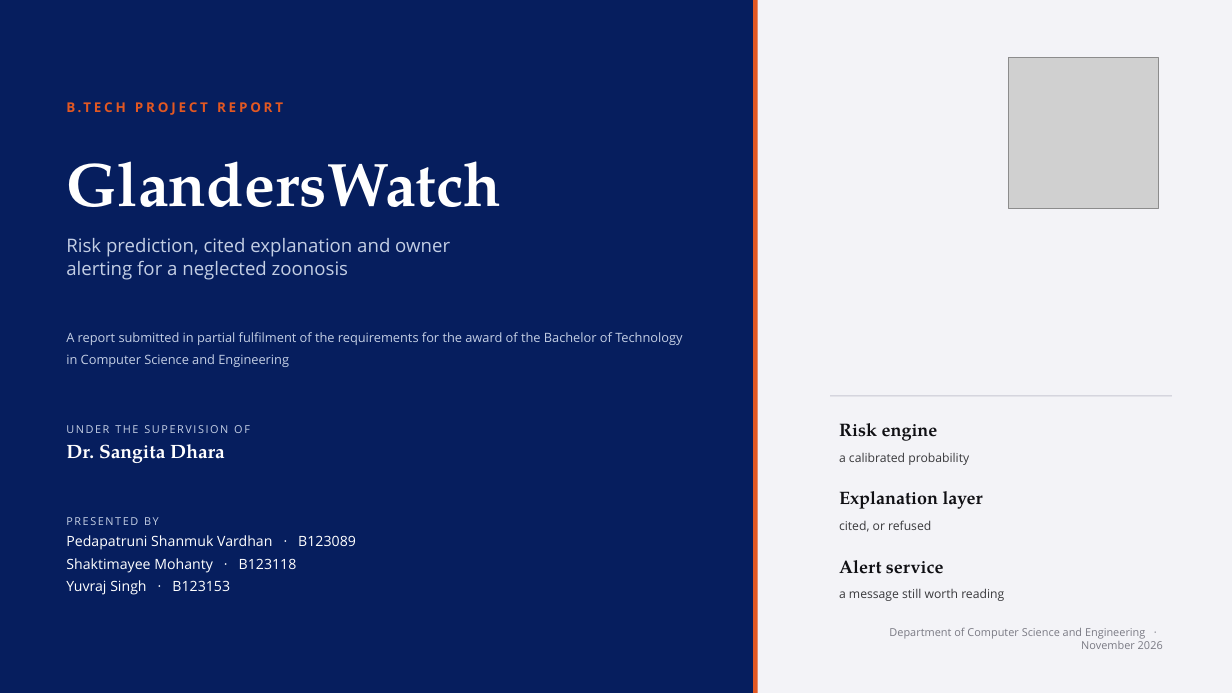
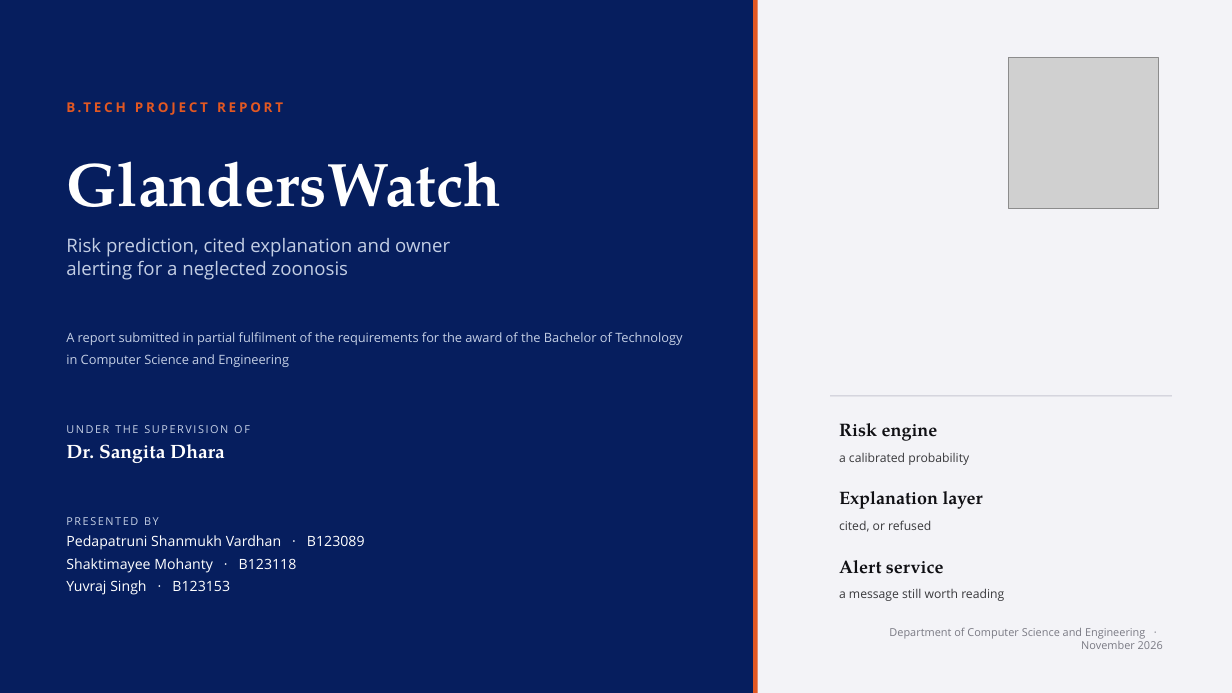
Before and after one commit to YuvrajSingh-mist/glandersWatch, a slide deck: slide 1 of GlandersWatch_Deck.pptx. Drawn at 1232x693 pixels with LibreOffice and Linux fonts; fonts in the diff are those of the drawing; grey boxes stand for pictures. Boxes give left, top, right and bottom in pixels: in the first picture for what was removed or moved away, otherwise in the second. Text is boxed around its words. In the diff, an @@ line names an element or a change of style, - is before the commit and + after.

Commit message:
Correct author name to Pedapatruni Shanmukh Vardhan
The submitted spelling is Shanmukh; the short form had been missing the
final h on the title page, certificate and declaration.

```diff
--- a/GlandersWatch_Deck.pptx
+++ b/GlandersWatch_Deck.pptx
@@ text at (66,535,365,550): text changed @@
-Pedapatruni Shanmuk Vardhan · B123089
+Pedapatruni Shanmukh Vardhan · B123089
```
Also in this commit, not shown: 9 other files.
